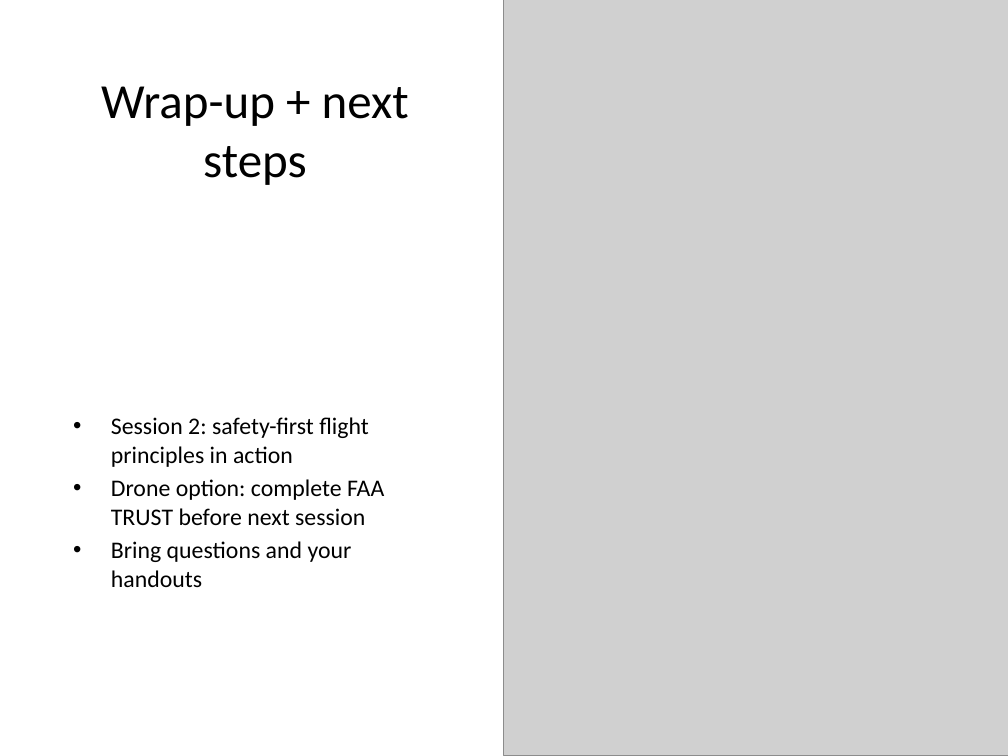
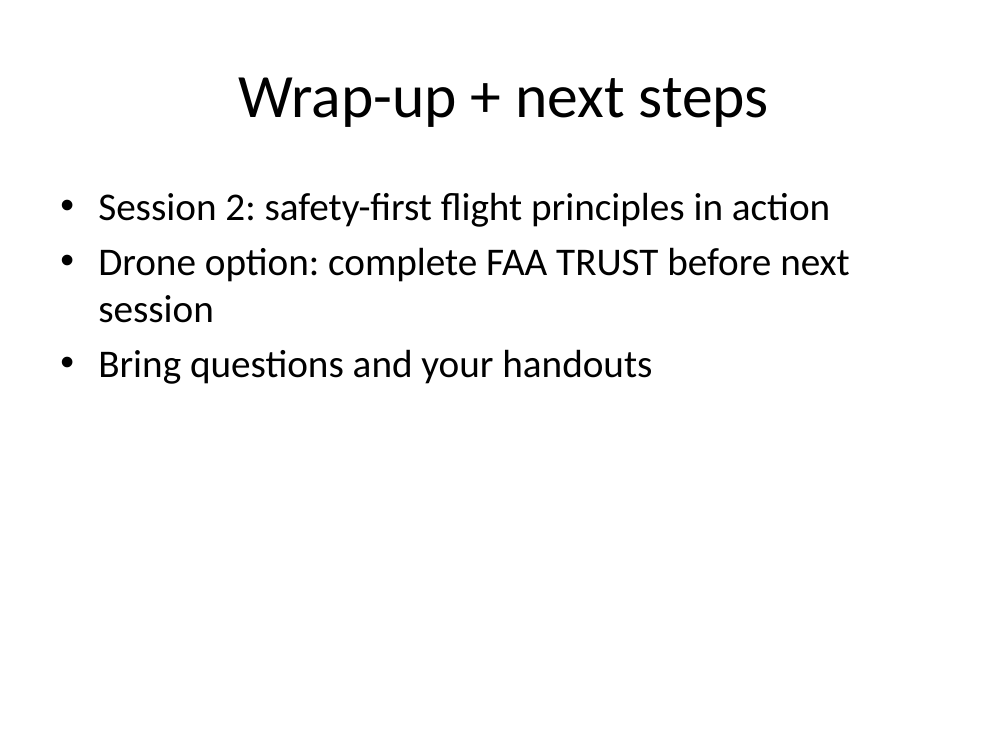
Before and after one commit to bwooceli/bsa-merit-badge-aviation, a slide deck: slide 13 of slides/session-1.pptx. Drawn at 1008x756 pixels with LibreOffice and Linux fonts; fonts in the diff are those of the drawing; grey boxes stand for pictures. Boxes give left, top, right and bottom in pixels: in the first picture for what was removed or moved away, otherwise in the second. Text is boxed around its words. In the diff, an @@ line names an element or a change of style, - is before the commit and + after.

Commit message:
updated session 2

```diff
--- a/slides/session-1.pptx
+++ b/slides/session-1.pptx
@@ rectangle removed at bbox=[0, 0, 705, 252] @@
@@ picture removed at bbox=[504, 0, 1008, 756] @@
@@ title "Wrap-up + next steps": place and size @@
-title "Wrap-up + next steps" at bbox=[101, 86, 409, 185]
+title "Wrap-up + next steps" at bbox=[238, 77, 769, 127]
@@ title "Wrap-up + next steps" at bbox=[238, 77, 769, 127]: size 35 to 44 pt @@
@@ text "Session 2: safety-first flight principles ...": place and size @@
-text "Session 2: safety-first flight principles ..." at bbox=[111, 417, 384, 587]
+text "Session 2: safety-first flight principles ..." at bbox=[98, 192, 850, 384]
@@ text "Session 2: safety-first flight principles ..." at bbox=[98, 192, 850, 384]: size 17 to 28 pt; more space between paragraphs; vertical alignment middle to top @@
```
Also in this commit, not shown: 11 other slides changed, 1 slide added, 1 slide removed, 7 other files.
